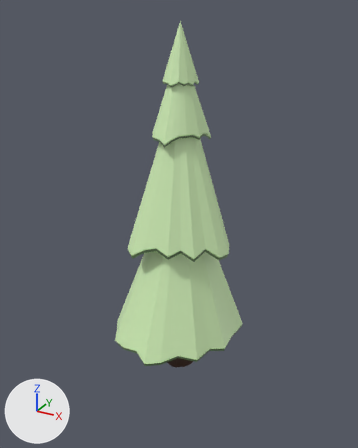
A saved change to the glTF model assets/models/trees/tree_snow0.glb.
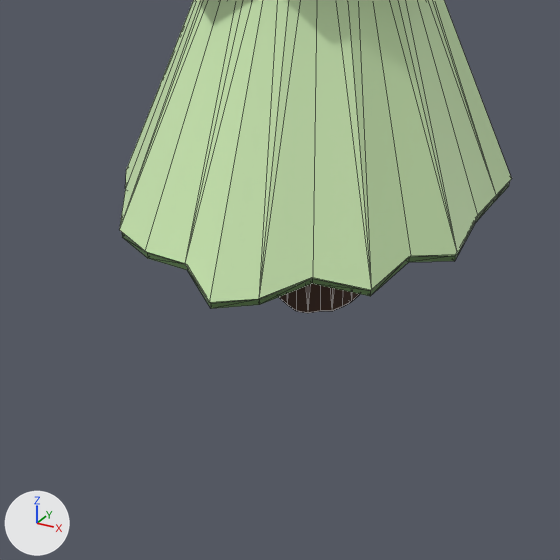
There are two pictures of each version: one whole from a camera (50 mm lens) standing at (2.5, -4.57, 4.15) and looking at (-0.09, 0.13, 1.79), one close up on the part from 21% to 72% of the width and 59% to 100% of the height. The axes (+X, +Y, +Z) are drawn at lower left. The lights are the same throughout. The last two pictures show the newer version. The close-ups show mesh edges as thin lines. Vertices at exactly the same position are counted once.
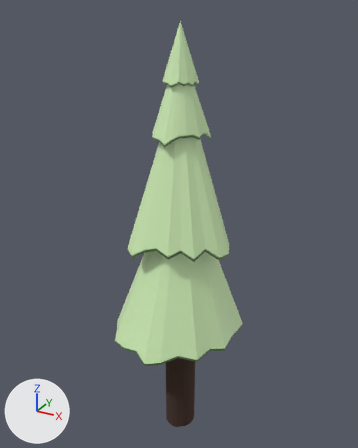
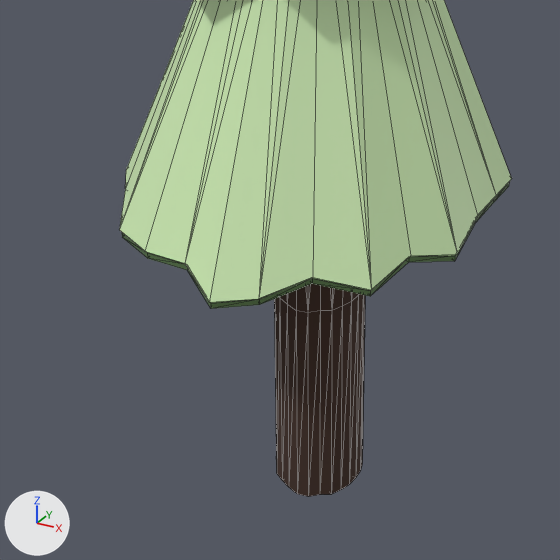
What differs and where, as boxes (x1, y1, x2, y2) in the close-ups (560 x 560 px; the box of a moved part takes in the faces that stretch with it):
'Cylinder', reshaped: before (119, 0, 512, 313); after (119, 0, 512, 497)
part 1 of me_cylinder, moved or reshaped: before (279, 295, 359, 313); after (274, 294, 365, 497)

What changed in the scene script:
```text
Change me_cylinder:
    used by ob_cylinder; location = (0.0, 0.0, 0.0)
    before: 412 (0.0, 0.19, -0.03), 413 (0.05, 0.18, -0.02), 414 (0.09, 0.16, -0.02), 415 (0.14, 0.13, -0.03), 416 (0.17, 0.1, -0.03)
    before: 417 (0.19, 0.05, -0.03), 418 (0.19, 0.0, -0.02) at pixel (358, 296), 419 (0.18, -0.05, -0.02) at pixel (351, 302), 420 (0.16, -0.09, -0.02) at pixel (342, 307), 421 (0.14, -0.13, -0.03) at pixel (332, 311)
    before: 422 (0.09, -0.16, -0.02) at pixel (320, 311), 423 (0.05, -0.19, -0.03) at pixel (307, 313), 424 (0.0, -0.2, -0.03) at pixel (296, 311), 425 (-0.05, -0.19, -0.03) at pixel (287, 304), 426 (-0.09, -0.17, -0.03) at pixel (279, 298)
    before: 427 (-0.14, -0.14, -0.03), 428 (-0.16, -0.09, -0.02), 429 (-0.19, -0.05, -0.03), 430 (-0.19, 0.0, -0.03), 431 (-0.18, 0.05, -0.02)
    before: 432 (-0.16, 0.09, -0.02), 433 (-0.14, 0.14, -0.03), 434 (-0.09, 0.17, -0.03), 435 (-0.05, 0.19, -0.03), 533 (0.0, 0.0, -0.03)
    remove me_cylinder.from_pydata(...)  # 534 vertices, 1064 faces; spans x -0.81..0.69, y -0.82..0.81, z -0.03..4.02
    add me_cylinder.from_pydata(...)  # 534 vertices, 1064 faces; spans x -0.81..0.69, y -0.82..0.81, z -1.03..4.02
    me_cylinder part 1
    add for i in [*range(412, 436), 533]: me_cylinder.vertices[i].co += Vector((0.0, 0.0, -1.0))
```
